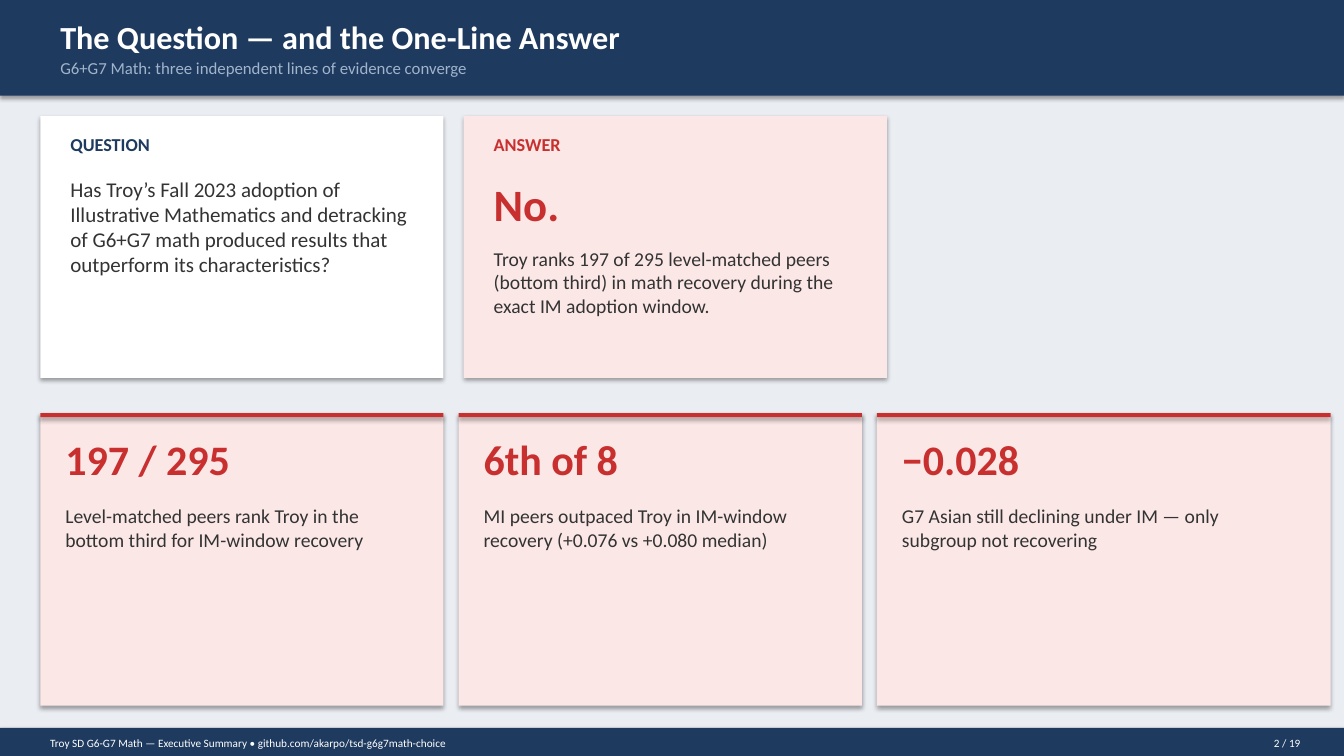
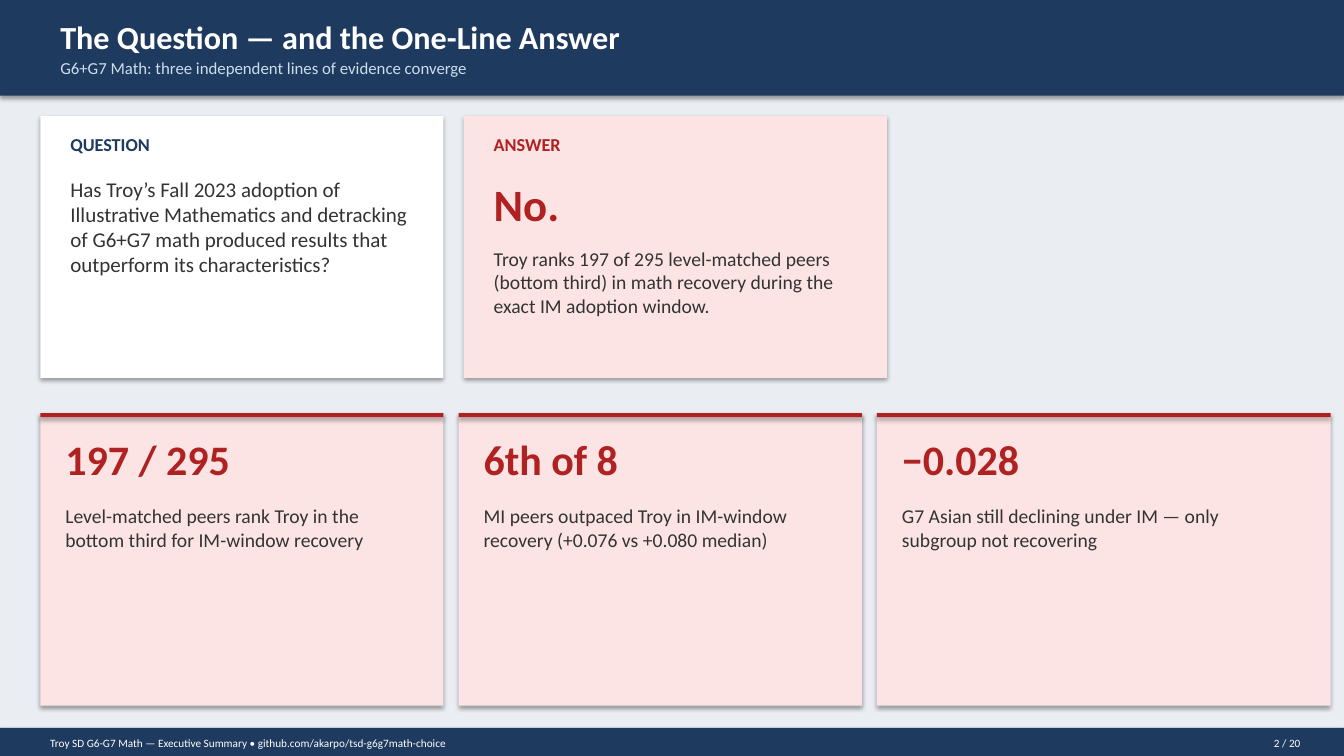
Before and after one commit to akarpo/tsd-g6g7math-choice, a slide deck: slide 2 of deck/Troy_G6G7_Math_Executive_Summary.pptx. Drawn at 1344x756 pixels with LibreOffice and Linux fonts; fonts in the diff are those of the drawing. Boxes give left, top, right and bottom in pixels: in the first picture for what was removed or moved away, otherwise in the second. Text is boxed around its words. In the diff, an @@ line names an element or a change of style, - is before the commit and + after.

```diff
--- a/deck/Troy_G6G7_Math_Executive_Summary.pptx
+++ b/deck/Troy_G6G7_Math_Executive_Summary.pptx
@@ text "G6+G7 Math: three independent lines ..." at box(60, 62, 467, 77): text colour #A0B4CC to #CCDDEE @@
@@ fill #C8302F to #B02121 in 3 elements at box(459, 413, 862, 417), box(877, 413, 1331, 417), box(40, 413, 444, 417) @@
@@ fill #FBE7E6 to #FCE4E4 in 4 elements at box(464, 116, 887, 378), box(40, 413, 444, 706), box(459, 413, 862, 706), box(877, 413, 1331, 706) @@
@@ text colour #C8302F to #B02121 in 5 elements at box(494, 139, 561, 151), box(494, 192, 560, 222), box(65, 447, 230, 476), box(484, 445, 618, 476), box(902, 446, 1019, 476) @@
@@ text at box(1274, 739, 1300, 747): text changed @@
-2 / 19
+2 / 20
```
Also in this commit, not shown: 18 other slides changed, 1 slide added, 37 other files.
